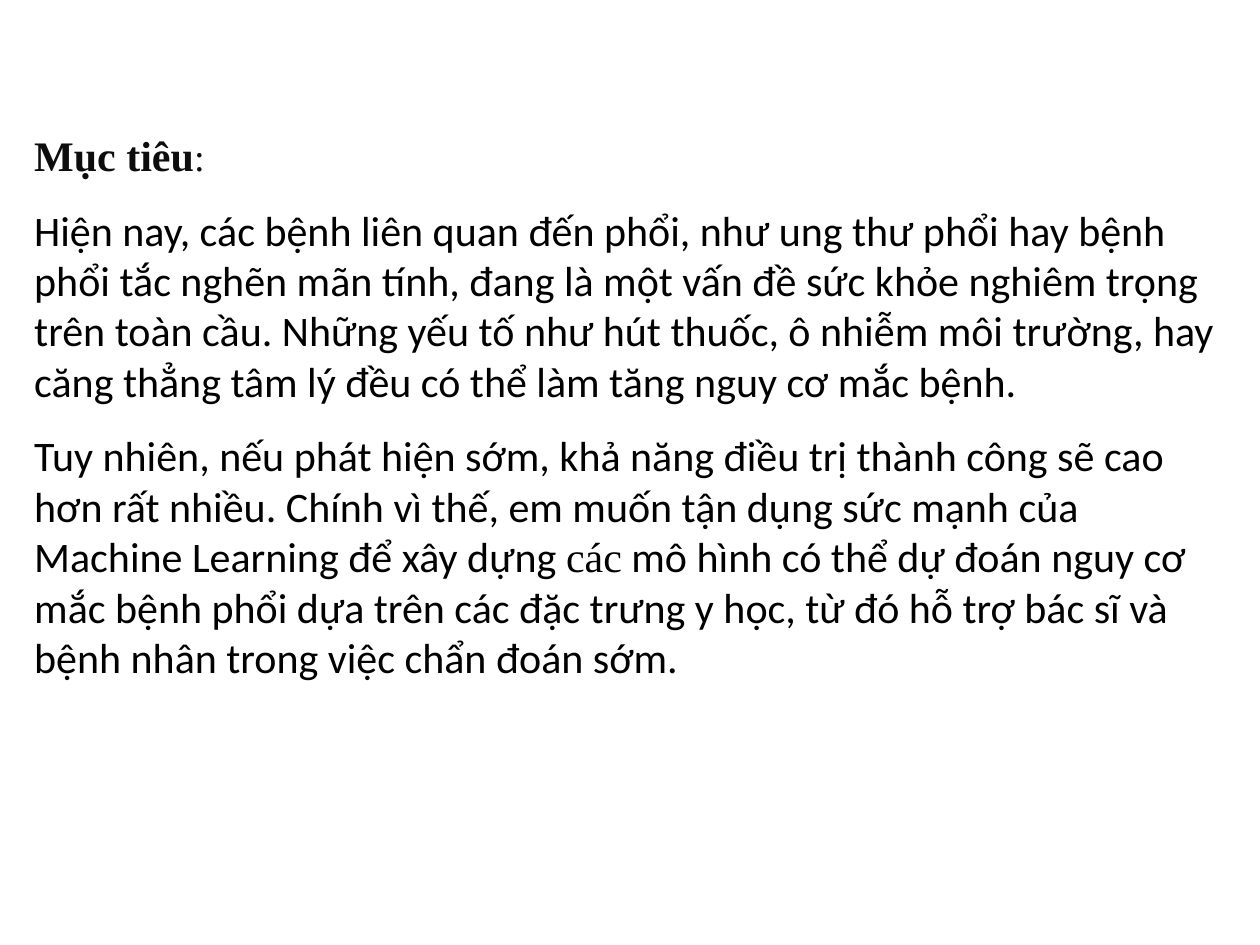
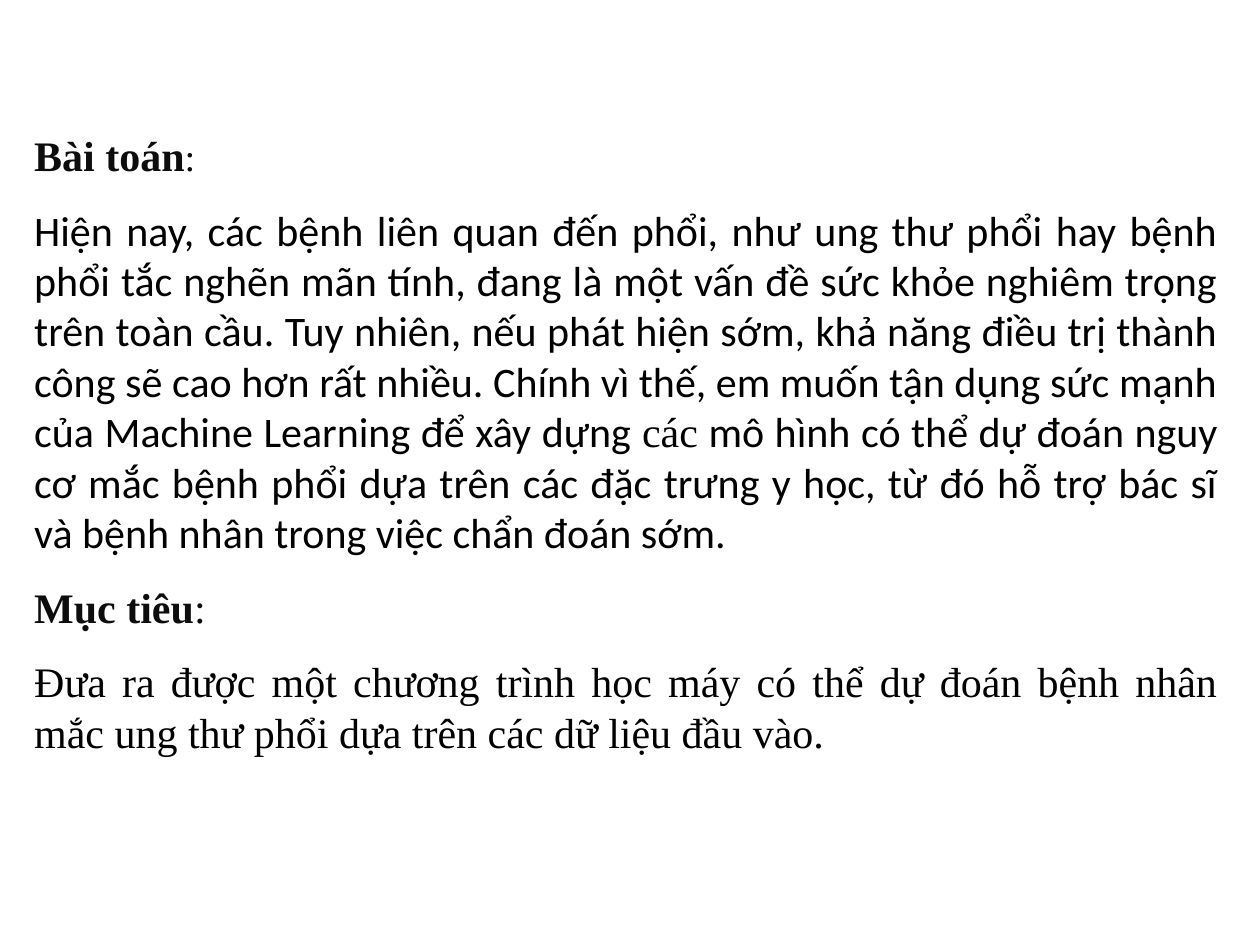
Before and after one commit to VietHung3004/Project_2, a slide deck: slide 3 of cnpm pdf.pptx. Drawn at 1260x945 pixels with LibreOffice and Linux fonts; fonts in the diff are those of the drawing; background and template pictures are left out. Boxes give left, top, right and bottom in pixels: in the first picture for what was removed or moved away, otherwise in the second. Text is boxed around its words. In the diff, an @@ line names an element or a change of style, - is before the commit and + after.

```diff
--- a/cnpm pdf.pptx
+++ b/cnpm pdf.pptx
@@ text at bbox=[34, 141, 1218, 556]: paragraphs added @@
+Bài toán:
+Hiện nay, các bệnh liên quan đến phổi, như ung thư phổi hay bệnh phổi tắc nghẽn mãn tính, đang là một vấn đề sức khỏe nghiêm trọng trên toàn cầu. Tuy nhiên, nếu phát hiện sớm, khả năng điều trị thành công sẽ cao hơn rất nhiều. Chính vì thế, em muốn tận dụng sức mạnh của Machine Learning để xây dựng các mô hình có thể dự đoán nguy cơ mắc bệnh phổi dựa trên các đặc trưng y học, từ đó hỗ trợ bác sĩ và bệnh nhân trong việc chẩn đoán sớm.
@@ text at bbox=[34, 593, 205, 632]: size 22 to 24 pt in "tiêu:" @@
@@ text at bbox=[34, 666, 1217, 757]: text changed; font Calibri to Times New Roman @@
-Hiện nay, các bệnh liên quan đến phổi, như ung thư phổi hay bệnh phổi tắc nghẽn mãn tính, đang là một vấn đề sức khỏe nghiêm trọng trên toàn cầu. Những yếu tố như hút thuốc, ô nhiễm môi trường, hay căng thẳng tâm lý đều có thể làm tăng nguy cơ mắc bệnh.
-Tuy nhiên, nếu phát hiện sớm, khả năng điều trị thành công sẽ cao hơn rất nhiều. Chính vì thế, em muốn tận dụng sức mạnh của Machine Learning để xây dựng các mô hình có thể dự đoán nguy cơ mắc bệnh phổi dựa trên các đặc trưng y học, từ đó hỗ trợ bác sĩ và bệnh nhân trong việc chẩn đoán sớm.
+Đưa ra được một chương trình học máy có thể dự đoán bệnh nhân mắc ung thư phổi dựa trên các dữ liệu đầu vào.
```
Also in this commit, not shown: 2 other slides changed, 1 slide added, 3 other files.
